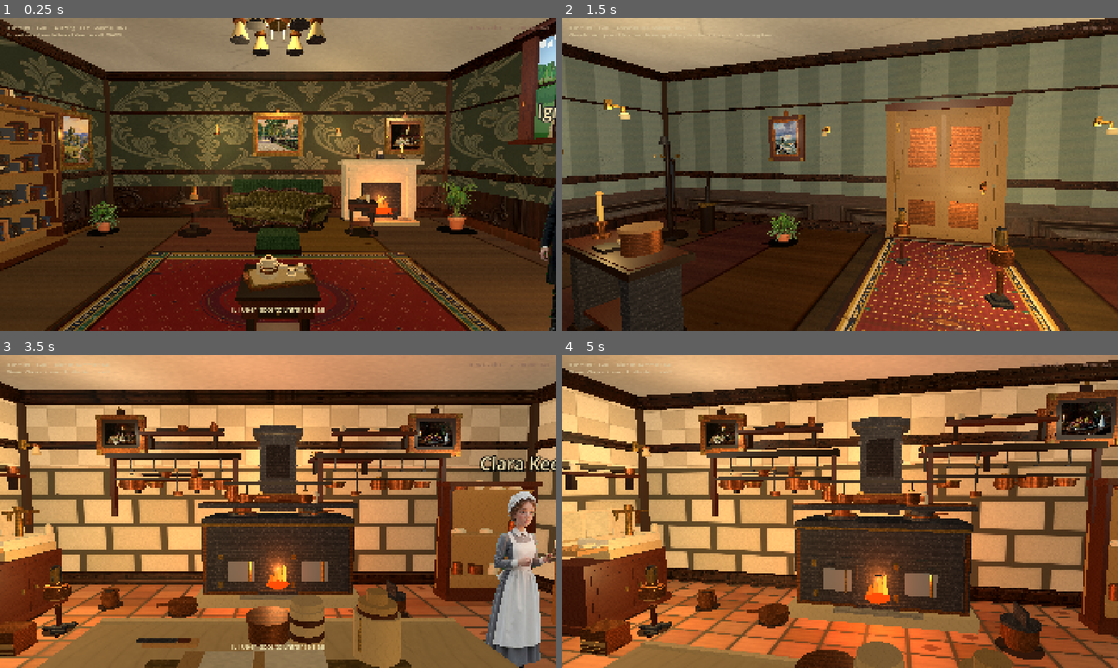
Above: before the commit, frames 1-4 (two rows, left to right).
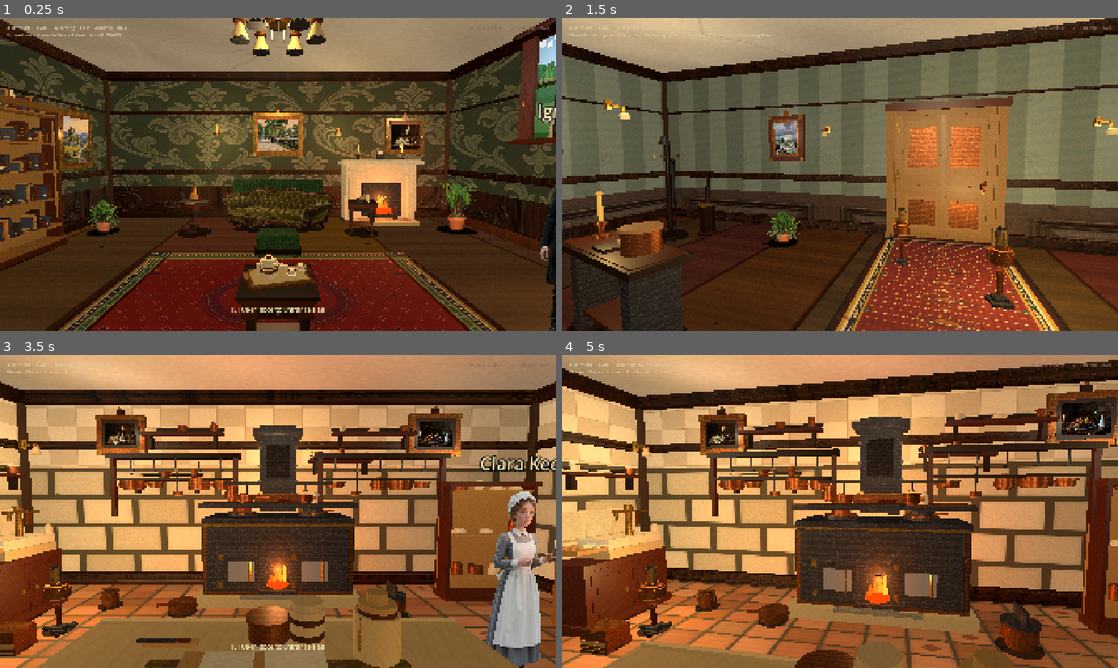
Above: after the commit, the same moments.

Repository: drakewing-eng/aetheric-engine
Game: Godot game, scene res://scenes/fps_main.tscn
The game is run twice, just before and just after one commit, with the same random seed, the same clock (stepped at 60 frames per second) and the same inputs.
Inputs (mouse positions are in pixels of both pictures, inside the frame that each line leads up to):
- Up to frame 1 (0.25 s): no input
- Up to frame 2 (1.5 s): tap Enter at 0.5 s; move the mouse to (867, 174) at 0.52 s; hold E (interact) 0.53-1.28 s; hold W (move_forward) from 0.53 s (still down); click (867, 174) at 0.67 s; move the mouse to (812, 174) at 1.27 s; tap E (interact) at 1.35 s
- Up to frame 3 (3.5 s): keep holding W (move_forward); tap E (interact) at 2, 2.85 s; move the mouse to (289, 505) at 2.02 s; hold E (interact) 2.03-2.78 s; move the mouse to (272, 517) at 2.77 s; click (272, 517) at 2.92 s
- Up to frame 4 (5 s): keep holding W (move_forward); move the mouse to (878, 514) at 3.52 s; hold E (interact) 3.53-4.28 s; move the mouse to (795, 508) at 4.27 s; tap E (interact) at 4.35 s

The runs differ from the first frame. In frame 1, 0.2% of the frame differs, in the area x 16-85%, y 53-65%; in frame 2, less than 0.1%; in frame 3, 0.6%; in frame 4, 3.9%, in the area x 36-82%, y 76-100%.

Commit message:
visual loop 128: denser plant fronds + sofa side bulk + mirror sheen

Diff:
--- a/aetheric-engine-godot/scripts/fps_props.gd
+++ b/aetheric-engine-godot/scripts/fps_props.gd
@@ -532,24 +532,26 @@
 		# button row
 		for j in 2:
 			_add_cylinder(root, Vector3(cx + (j - 0.5) * 0.12, 0.61, 0.05 + j * 0.15), 0.02, 0.02, fabric.darkened(0.22), false, 0.95)
-	# Back with button grid (loop 99: fabric crown — no mahogany blotch like loop 97 armchair)
-	_add_box(root, Vector3(0, 0.85, -0.3), Vector3(width, 0.78, 0.18), fabric, true, 0.9)
-	_add_box(root, Vector3(0, 1.22, -0.28), Vector3(width - 0.12, 0.14, 0.14), fabric.darkened(0.05), false, 0.9)
-	_add_box(root, Vector3(0, 1.3, -0.26), Vector3(width - 0.2, 0.04, 0.08), MAHOGANY, false, 0.45)
+	# Loop 128 back: deeper padded mass + crown roll (not flat green slab from rear)
+	_add_box(root, Vector3(0, 0.85, -0.32), Vector3(width, 0.8, 0.24), fabric, true, 0.9)
+	_add_box(root, Vector3(0, 0.9, -0.2), Vector3(width - 0.1, 0.7, 0.12), fabric.darkened(0.06), false, 0.9)
+	_add_cylinder(root, Vector3(0, 1.05, -0.18), width * 0.28, 0.55, fabric.darkened(0.04), false, 0.9)
+	_add_box(root, Vector3(0, 1.25, -0.28), Vector3(width - 0.1, 0.16, 0.18), fabric.darkened(0.05), false, 0.9)
+	_add_box(root, Vector3(0, 1.34, -0.26), Vector3(width - 0.18, 0.05, 0.1), MAHOGANY, false, 0.45)
 	for i in 5:
 		for j in 3:
 			var bx := (i - 2) * (width * 0.16)
 			var by := 0.7 + j * 0.18
-			_add_cylinder(root, Vector3(bx, by, -0.2), 0.018, 0.02, fabric.darkened(0.25), false, 0.95)
-	# Rolled arms — side bulk + roll so side view isn't a flat green wall
+			_add_cylinder(root, Vector3(bx, by, -0.16), 0.018, 0.02, fabric.darkened(0.25), false, 0.95)
+	# Rolled arms — extra outer cylinders for side volume
 	for sx in [-1.0, 1.0]:
 		var ax: float = sx * (width * 0.5 - 0.12)
-		_add_box(root, Vector3(ax, 0.6, 0.06), Vector3(0.22, 0.48, 0.86), fabric, true, 0.88)
-		_add_cylinder(root, Vector3(ax, 0.82, 0.2), 0.11, 0.35, fabric.darkened(0.05), false, 0.9)
-		# Outer roll contour (reads volume from side)
-		_add_cylinder(root, Vector3(ax + sx * 0.08, 0.72, 0.05), 0.09, 0.55, fabric.darkened(0.08), false, 0.88)
-		_add_box(root, Vector3(ax + sx * 0.06, 0.95, -0.05), Vector3(0.1, 0.35, 0.5), fabric.darkened(0.04), false, 0.9)
-		_add_cylinder(root, Vector3(ax, 0.55, 0.38), 0.07, 0.14, MAHOGANY, false, 0.45)
+		_add_box(root, Vector3(ax, 0.6, 0.06), Vector3(0.24, 0.5, 0.88), fabric, true, 0.88)
+		_add_cylinder(root, Vector3(ax, 0.82, 0.2), 0.12, 0.4, fabric.darkened(0.05), false, 0.9)
+		_add_cylinder(root, Vector3(ax + sx * 0.1, 0.72, 0.05), 0.1, 0.6, fabric.darkened(0.08), false, 0.88)
+		_add_sphere_blob(root, Vector3(ax + sx * 0.08, 0.95, 0.15), 0.12, fabric.lightened(0.03))
+		_add_box(root, Vector3(ax + sx * 0.08, 0.95, -0.05), Vector3(0.12, 0.4, 0.55), fabric.darkened(0.04), false, 0.9)
+		_add_cylinder(root, Vector3(ax, 0.55, 0.4), 0.075, 0.16, MAHOGANY, false, 0.45)
 	# Turned legs
 	for x in range(-2, 3):
 		var lx := x * (width * 0.2)
@@ -2820,62 +2822,64 @@
 
 
 static func _add_plant_mesh_fronds(root: Node3D, pw: float, ph: float, is_fern: bool, seed0: int) -> void:
-	## Side-volume fronds (loop 100: denser crown fans mask painted green-ball centres).
-	## No sphere blobs — only stems + flat leaves.
-	var pot_top := ph * 0.34
-	var crown := ph * 0.78
+	## Loop 128: denser radial fronds + soft canopy so extreme side views aren't paper-thin.
+	var pot_top := ph * 0.32
+	var crown := ph * 0.82
 	var leaf_a := Color(0.22, 0.42, 0.16)
 	var leaf_b := Color(0.18, 0.38, 0.14)
 	var leaf_c := Color(0.28, 0.48, 0.2)
 	var stem_c := Color(0.32, 0.28, 0.14)
-	var n_stems := 5 if is_fern else 4
+	var n_stems := 7 if is_fern else 6
 	for i in n_stems:
-		var ang := float(i) * (TAU / float(n_stems)) + float(seed0) * 0.4
-		var r := pw * (0.07 + float(i % 2) * 0.03)
+		var ang := float(i) * (TAU / float(n_stems)) + float(seed0) * 0.37
+		var r := pw * (0.08 + float(i % 3) * 0.025)
 		var sx: float = cos(ang) * r
 		var sz: float = sin(ang) * r
-		var sh: float = (crown - pot_top) * (0.55 + float((i + seed0) % 2) * 0.12)
-		_add_cylinder(root, Vector3(sx, pot_top + sh * 0.5, sz), 0.008 * pw + 0.005, sh, stem_c, false, 0.88)
+		var sh: float = (crown - pot_top) * (0.5 + float((i + seed0) % 3) * 0.12)
+		_add_cylinder(root, Vector3(sx, pot_top + sh * 0.5, sz), 0.01 * pw + 0.006, sh, stem_c, false, 0.88)
 		var tip_y: float = pot_top + sh
 		if is_fern:
-			for j in 3:
-				var fang := ang + float(j - 1) * 0.45
-				var fl := pw * (0.16 + float(j) * 0.03)
+			for j in 4:
+				var fang := ang + float(j - 1.5) * 0.4
+				var fl := pw * (0.14 + float(j) * 0.035)
 				_add_box(
 					root,
-					Vector3(sx + cos(fang) * fl * 0.35, tip_y - float(j) * 0.025 * ph, sz + sin(fang) * fl * 0.35),
-					Vector3(0.03 * pw, 0.014, fl * 0.9),
+					Vector3(sx + cos(fang) * fl * 0.4, tip_y - float(j) * 0.03 * ph, sz + sin(fang) * fl * 0.4),
+					Vector3(0.035 * pw, 0.016, fl),
 					leaf_a if j % 2 == 0 else leaf_b,
 					false,
 					0.92
 				)
 		else:
-			# Palm-ish radiating blades from tip (hides card crown blob from sides)
-			for j in 4:
-				var pang := ang + float(j) * 0.55 - 0.8
-				var bl := pw * (0.16 + float(j % 2) * 0.05)
+			for j in 5:
+				var pang := ang + float(j) * 0.5 - 1.0
+				var bl := pw * (0.15 + float(j % 3) * 0.04)
 				_add_box(
 					root,
-					Vector3(sx + cos(pang) * bl * 0.4, tip_y + 0.02 * ph, sz + sin(pang) * bl * 0.4),
-					Vector3(0.028 * pw, bl * 0.55, 0.022 * pw),
+					Vector3(sx + cos(pang) * bl * 0.45, tip_y + 0.015 * ph, sz + sin(pang) * bl * 0.45),
+					Vector3(0.03 * pw, bl * 0.6, 0.025 * pw),
 					leaf_c if j % 2 == 0 else leaf_a,
 					false,
 					0.9
 				)
-	# Thin mid-height side blades only (loop 101: no blocky leaf cubes)
-	for k in 5:
-		var kang := float(k) * TAU / 5.0 + 0.25
-		var kr: float = pw * 0.16
+	# Mid-height ring of side blades (walk-around volume)
+	for k in 8:
+		var kang := float(k) * TAU / 8.0 + 0.2
+		var kr: float = pw * (0.18 + float(k % 2) * 0.04)
+		var ky: float = pot_top + (crown - pot_top) * (0.35 + float(k % 3) * 0.12)
 		_add_box(
 			root,
-			Vector3(cos(kang) * kr, pot_top + (crown - pot_top) * 0.45, sin(kang) * kr),
-			Vector3(0.018 * pw, 0.1 * ph, 0.06 * pw),
+			Vector3(cos(kang) * kr, ky, sin(kang) * kr),
+			Vector3(0.022 * pw, 0.12 * ph, 0.08 * pw),
 			leaf_b if k % 2 == 0 else leaf_a,
 			false,
 			0.92
 		)
-	# One soft mid-canopy blob only (was three heavy dark spheres)
-	_add_sphere_blob(root, Vector3(0.0, crown * 0.95, 0.0), pw * 0.06, leaf_a)
+	# Soft canopy mass (multiple blobs — masks billboard edge from sides)
+	_add_sphere_blob(root, Vector3(0.0, crown * 0.92, 0.0), pw * 0.1, leaf_a)
+	_add_sphere_blob(root, Vector3(pw * 0.08, crown * 0.88, pw * 0.05), pw * 0.08, leaf_c)
+	_add_sphere_blob(root, Vector3(-pw * 0.07, crown * 0.9, -pw * 0.04), pw * 0.075, leaf_b)
+	_add_sphere_blob(root, Vector3(pw * 0.04, crown * 0.78, -pw * 0.08), pw * 0.07, leaf_a)
 
 
 static func _add_sphere_blob(parent: Node3D, pos: Vector3, radius: float, color: Color) -> void:
@@ -3479,7 +3483,7 @@
 	for sx in [-1.0, 1.0]:
 		for sy in [-1.0, 1.0]:
 			_add_box(root, Vector3(sx * (w * 0.48), sy * (h * 0.48), 0.07), Vector3(0.09, 0.09, 0.04), BRASS.lightened(0.05), false, 0.3)
-	# Silver plate (texture mid-tone silver + silhouette; boost if missing)
+	# Loop 128 silver plate — warm mid-tone + stronger sheen so it reads as looking-glass
 	var glass := MeshInstance3D.new()
 	var gm := QuadMesh.new()
 	gm.size = Vector2(w - 0.18, h - 0.18)
@@ -3488,24 +3492,24 @@
 	var plate_tex := _load_tex("res://assets/rooms/textures/victorian/mirror_plate.jpg")
 	if plate_tex:
 		gmat.albedo_texture = plate_tex
-		# Loop 114: warm silver lift (was cool blue-white that read as empty sky glass)
-		gmat.albedo_color = Color(1.12, 1.1, 1.05)
+		gmat.albedo_color = Color(1.15, 1.12, 1.06)
 	else:
-		gmat.albedo_color = Color(0.58, 0.58, 0.56)
+		gmat.albedo_color = Color(0.62, 0.62, 0.58)
 	gmat.roughness = 1.0
 	gmat.shading_mode = BaseMaterial3D.SHADING_MODE_UNSHADED
 	gmat.cull_mode = BaseMaterial3D.CULL_DISABLED
 	glass.material_override = gmat
 	glass.position = Vector3(0, 0, 0.105)
 	root.add_child(glass)
-	# Soft diagonal sheen strips (warm silver catch — not cool blue bars)
-	_add_unshaded_plate(root, Vector3(-w * 0.12, h * 0.08, 0.112), Vector3(0.04, h * 0.55, 0.003), Color(0.78, 0.76, 0.72))
-	_add_unshaded_plate(root, Vector3(w * 0.22, -h * 0.05, 0.112), Vector3(0.025, h * 0.35, 0.003), Color(0.68, 0.66, 0.62))
-	# Soft warm catch light
+	# Diagonal sheen strips + soft room-silhouette blocks (reads as reflection)
+	_add_unshaded_plate(root, Vector3(-w * 0.15, h * 0.1, 0.112), Vector3(0.045, h * 0.6, 0.003), Color(0.82, 0.8, 0.75))
+	_add_unshaded_plate(root, Vector3(w * 0.2, -h * 0.08, 0.112), Vector3(0.03, h * 0.4, 0.003), Color(0.72, 0.7, 0.65))
+	_add_unshaded_plate(root, Vector3(-w * 0.05, -h * 0.15, 0.113), Vector3(w * 0.25, h * 0.18, 0.002), Color(0.35, 0.32, 0.28))
+	_add_unshaded_plate(root, Vector3(w * 0.12, h * 0.05, 0.113), Vector3(w * 0.12, h * 0.35, 0.002), Color(0.42, 0.4, 0.36))
 	var catch_l := OmniLight3D.new()
 	catch_l.light_color = Color(1.0, 0.95, 0.88)
-	catch_l.light_energy = 0.32
-	catch_l.omni_range = 1.8
+	catch_l.light_energy = 0.4
+	catch_l.omni_range = 2.0
 	catch_l.position = Vector3(0.12, 0.1, 0.4)
 	root.add_child(catch_l)
 	return root
Not shown, changed: SCRATCH/memory/CURRENT.md
